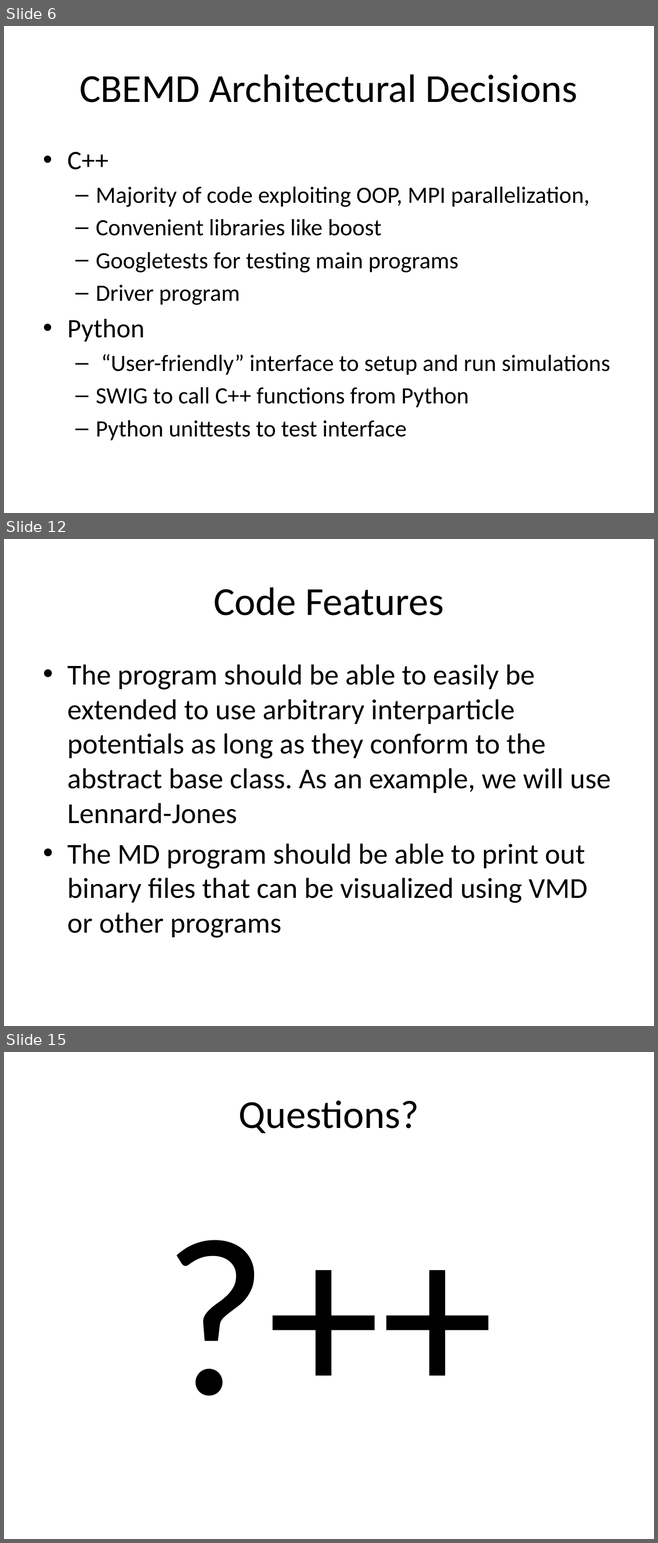
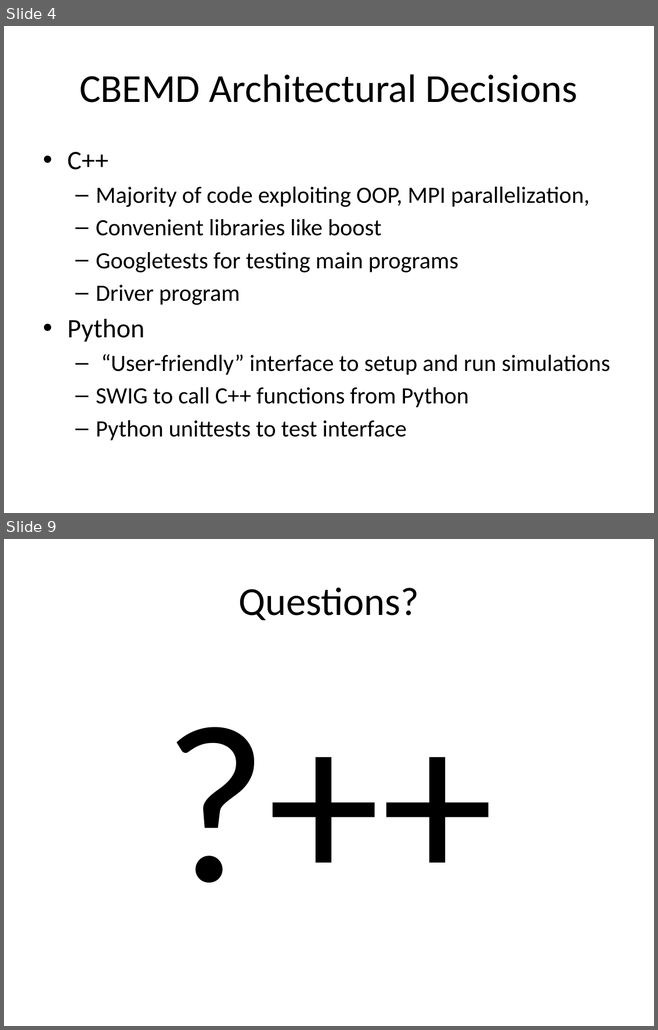
Before and after one commit to PrincetonUniversity/PrincetonCBEMDMPI, a slide deck: designreview/designreview.pptx. Shown one above the other, each under a label of ours: slides 6, 12 and 15 before the commit, slides 4 and 9 after it; the slides between them are not shown. The pictures are 658x1543 and 658x1030 pixels, drawn with LibreOffice and Linux fonts; fonts in the diff are those of the drawing. Boxes give left, top, right and bottom in pixels: in the first picture for what was removed or moved away, otherwise in the second. Text is boxed around its words. In the diff, an @@ line names an element or a change of style, - is before the commit and + after.

```diff
--- a/designreview/designreview.pptx
+++ b/designreview/designreview.pptx
@@ slide 12 removed at bbox=[4, 539, 654, 1026], background #FFFFFF @@
@@ title removed at bbox=[213, 587, 444, 616] @@
-Code Features
@@ text removed at bbox=[67, 664, 610, 938] @@
-• The program should be able to easily be extended to use arbitrary interparticle potentials as long as they conform to the abstract base class. As an example, we will use Lennard-Jones
-• The MD program should be able to print out binary ﬁles that can be visualized using VMD or other programs
@@ what was slide 6 is now slide 4 @@
@@ what was slide 15 is now slide 9 @@
```
Also in this commit, not shown: 1 slide changed, 3 slides added, 8 other slides removed.
